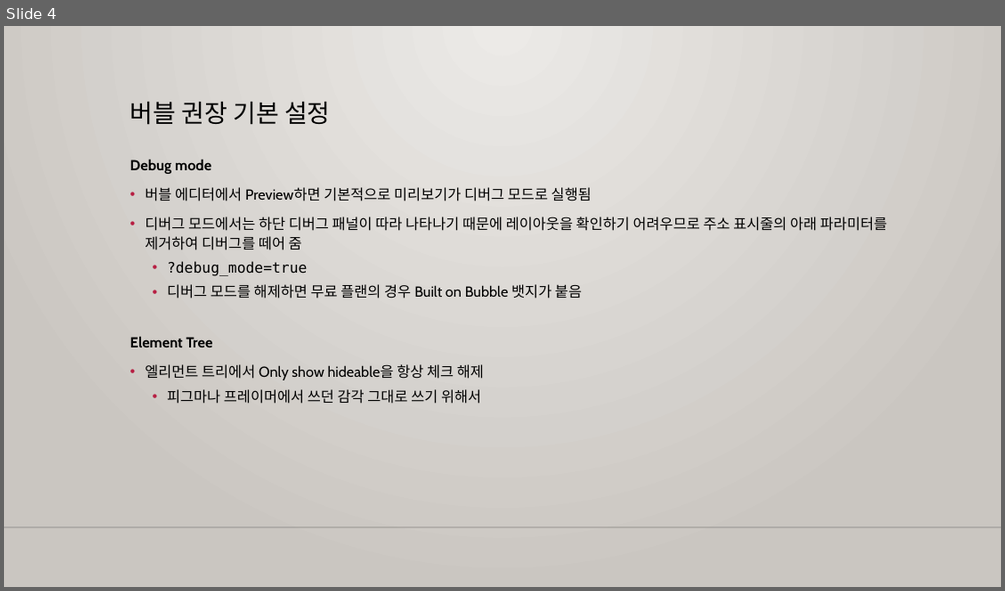
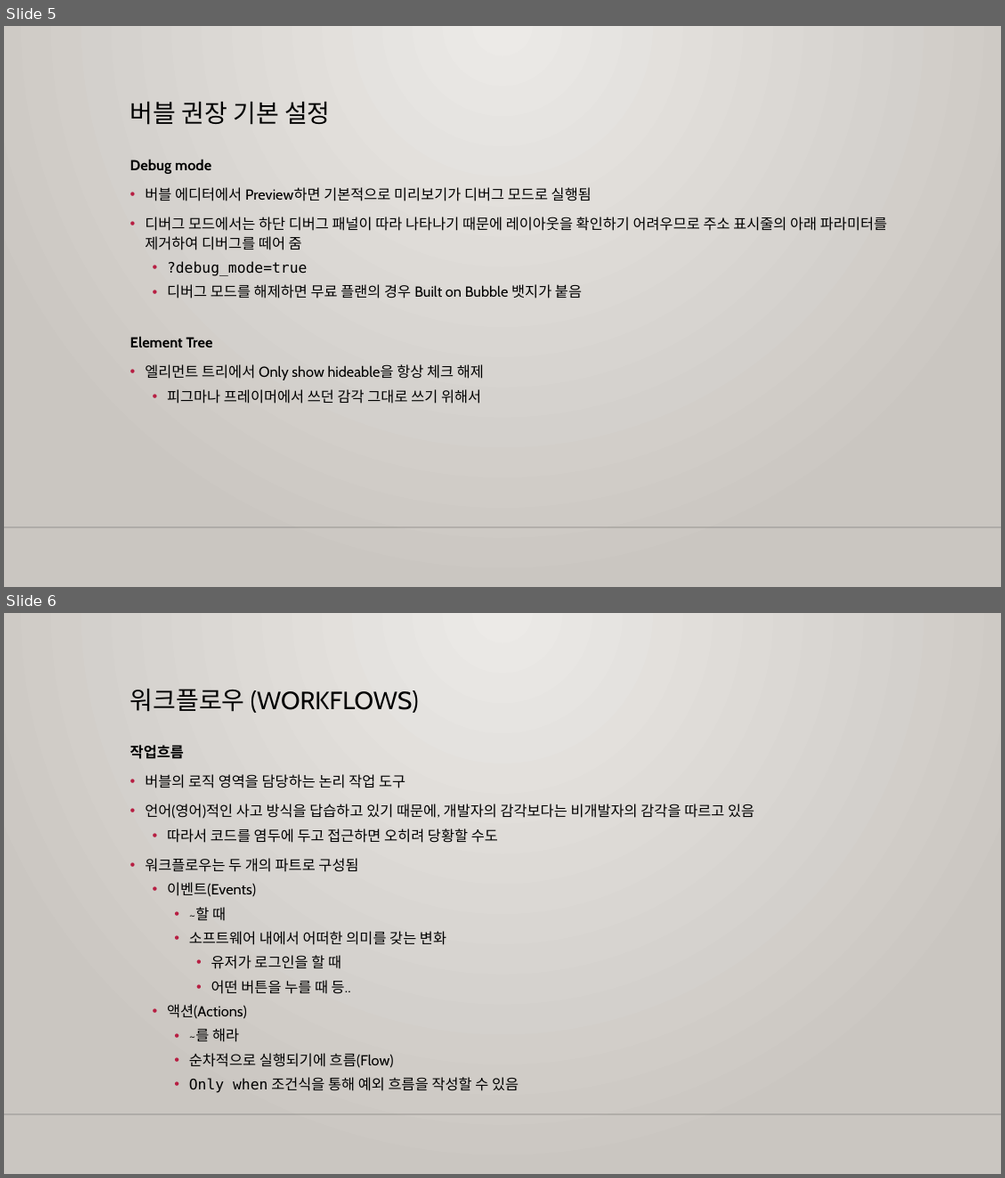
Before and after one commit to m00nlygreat/obsidian-vault, a slide deck: 노코드 엔지니어링/노코드 최강자 버블.pptx. Shown one above the other, each under a label of ours: slide 4 before the commit, slides 5 and 6 after it. The pictures are 1005x591 and 1005x1178 pixels, drawn with LibreOffice and Linux fonts; fonts in the diff are those of the drawing; background and template pictures are left out. Boxes give left, top, right and bottom in pixels: in the first picture for what was removed or moved away, otherwise in the second. Text is boxed around its words. In the diff, an @@ line names an element or a change of style, - is before the commit and + after.

Commit message:
백업 완료: 2023-11-26 05:35:16
Affected files:
노코드 엔지니어링/노코드 최강자 버블.md
노코드 엔지니어링/노코드 최강자 버블.pptx

```diff
--- a/노코드 엔지니어링/노코드 최강자 버블.pptx
+++ b/노코드 엔지니어링/노코드 최강자 버블.pptx
@@ slide 6 added at <box>4,613,1001,1174</box>, background gradient #ECEAE7 to #CAC7C1; not listed: 1 template element that a slide beside it also shows @@
@@ title added at <box>130,689,419,713</box>, 24 pt, text #000000 @@
+워크플로우 (WORKFLOWS)
@@ text added at <box>130,745,754,1093</box>, 14 pt, text #000000 @@
+작업흐름
+• 버블의 로직 영역을 담당하는 논리 작업 도구
+• 언어(영어)적인 사고 방식을 답습하고 있기 때문에, 개발자의 감각보다는 비개발자의 감각을 따르고 있음
+  • 따라서 코드를 염두에 두고 접근하면 오히려 당황할 수도
+• 워크플로우는 두 개의 파트로 구성됨
+  • 이벤트(Events)
+    • ~할 때
+    • 소프트웨어 내에서 어떠한 의미를 갖는 변화
+      • 유저가 로그인을 할 때
+      • 어떤 버튼을 누를 때 등..
+  • 액션(Actions)
+    • ~를 해라
+    • 순차적으로 실행되기에 흐름(Flow)
+    • Only when 조건식을 통해 예외 흐름을 작성할 수 있음
@@ what was slide 4 is now slide 5 @@
```
Also in this commit, not shown: 1 slide changed, 1 other slide added, 1 other file.
